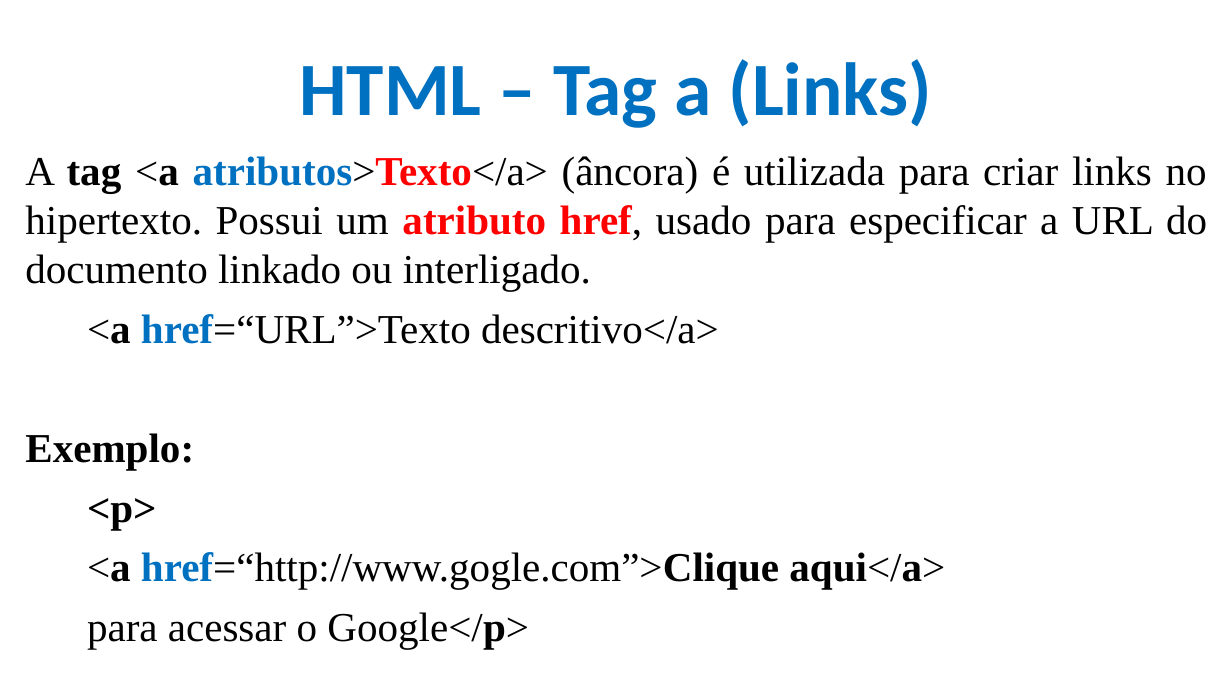
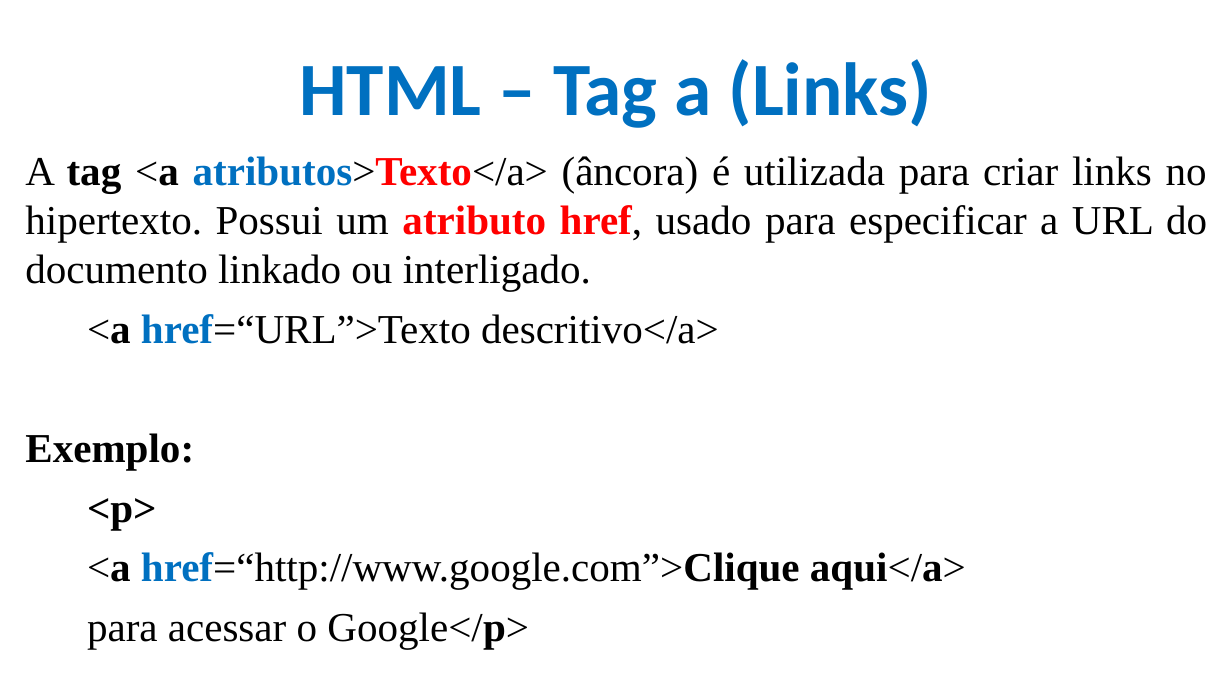
Before and after one commit to CloudEducationBrazil/WydenDesenvolvimentoWebPHP, a slide deck: slide 4 of 01 Classes/Aula 04 Desenvolvimento Web - HTML.pptx. Drawn at 1232x693 pixels with LibreOffice and Linux fonts; fonts in the diff are those of the drawing; background and template pictures are left out. Boxes give left, top, right and bottom in pixels: in the first picture for what was removed or moved away, otherwise in the second. Text is boxed around its words. In the diff, an @@ line names an element or a change of style, - is before the commit and + after.

```diff
--- a/01 Classes/Aula 04 Desenvolvimento Web - HTML.pptx
+++ b/01 Classes/Aula 04 Desenvolvimento Web - HTML.pptx
@@ text at box(87, 552, 966, 589): text changed @@
-<a href=“http://www.gogle.com”>Clique aqui</a>
+<a href=“http://www.google.com”>Clique aqui</a>
```
Also in this commit, not shown: 3 other slides changed, 2 slides added, 1 other file.
